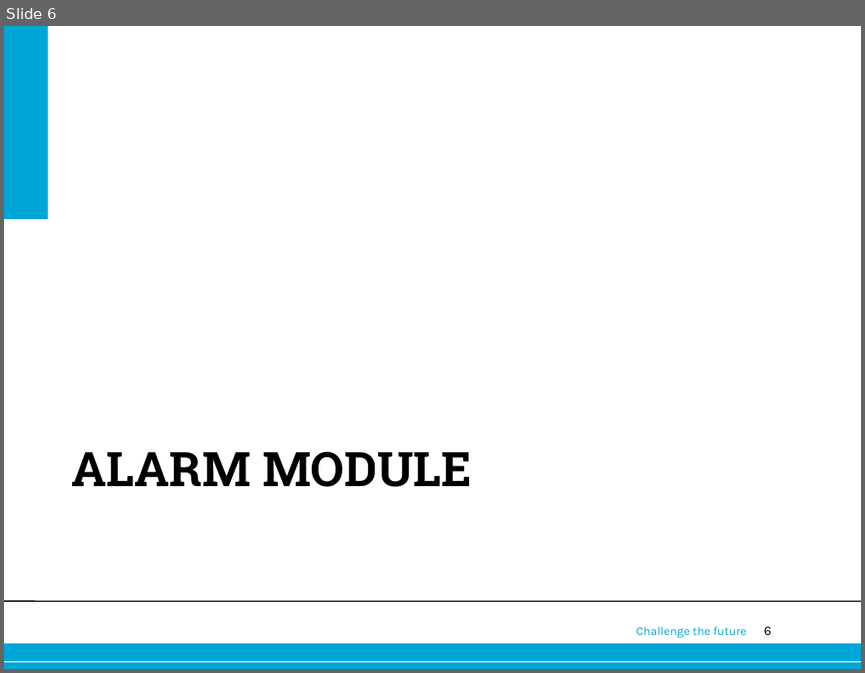
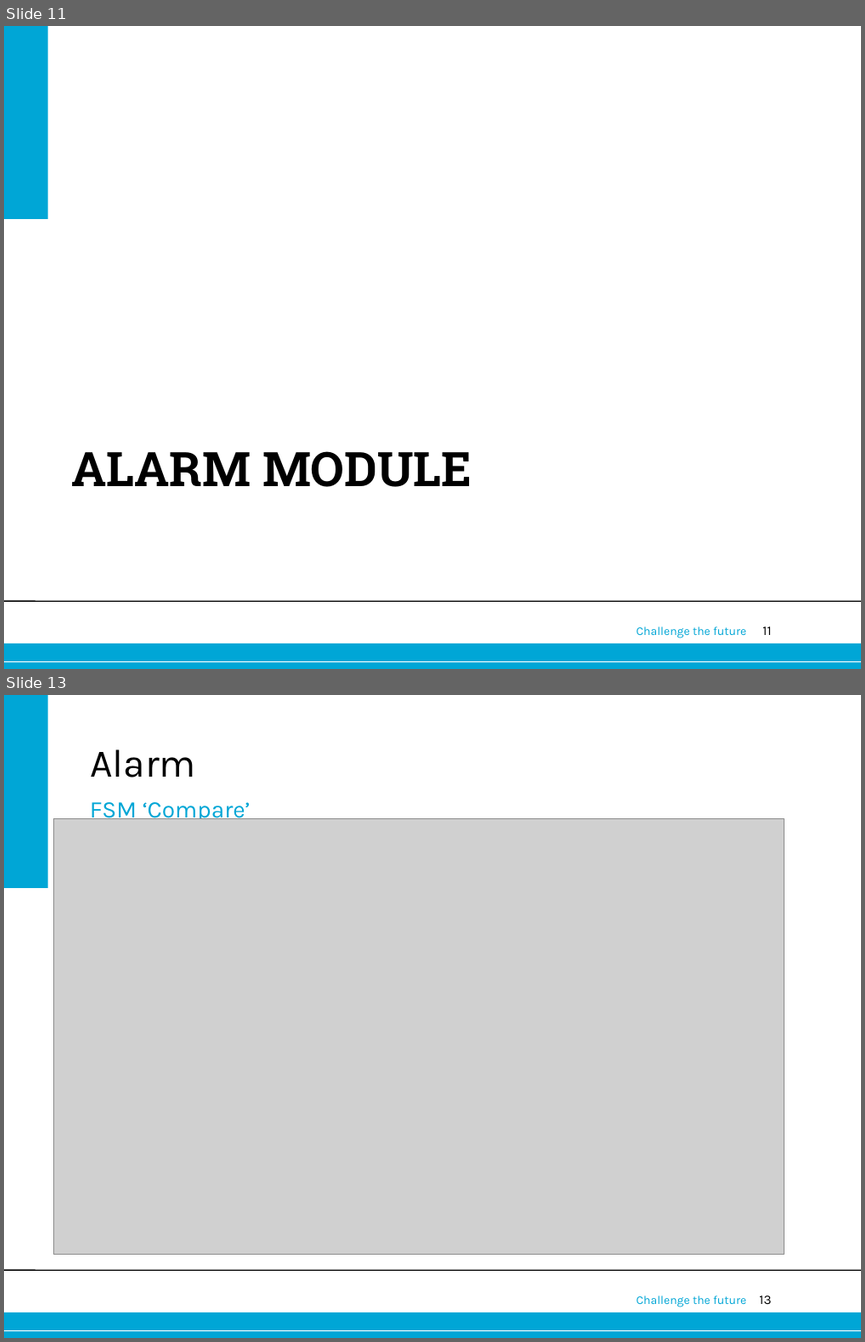
Before and after one commit to Alex-Oudsen/EPO-3, a slide deck: Presentatie/Presentatie groep A1.pptx. Shown one above the other, each under a label of ours: slide 6 before the commit, slides 11 and 13 after it; the slides between them are not shown. The pictures are 865x673 and 865x1342 pixels, drawn with LibreOffice and Linux fonts; fonts in the diff are those of the drawing; grey boxes stand for pictures; background and template pictures are left out. Boxes give left, top, right and bottom in pixels: in the first picture for what was removed or moved away, otherwise in the second. Text is boxed around its words. In the diff, an @@ line names an element or a change of style, - is before the commit and + after.

```diff
--- a/Presentatie/Presentatie groep A1.pptx
+++ b/Presentatie/Presentatie groep A1.pptx
@@ slide 13 added at [4, 695, 861, 1338], background #FFFFFF; not listed: 6 template elements that a slide beside it also shows @@
@@ title added at [90, 749, 196, 777], 33 pt, text #000000 @@
+Alarm
@@ picture added at [53, 818, 783, 1253] @@
@@ text added at [90, 802, 250, 823], 20 pt, text #00A6D6 @@
+FSM ‘Compare’
@@ what was slide 6 is now slide 11 @@
@@ page number at [762, 626, 771, 635]: text changed @@
-6
+11
```
Also in this commit, not shown: 14 other slides added, 4 slides removed.
